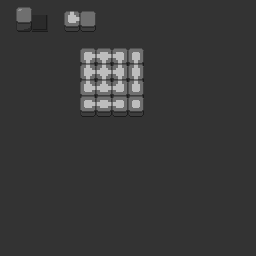
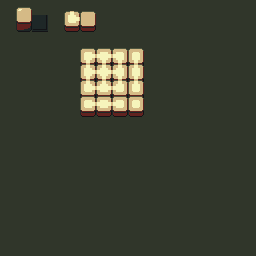
The second (256, 256) image is a revision of the first. Changes to its layers:
painted on "New Layer#1" over [68,11,140,108]
painted on "New Layer" over [16,7,144,117]
painted on "Background" over [0,0,256,256]
